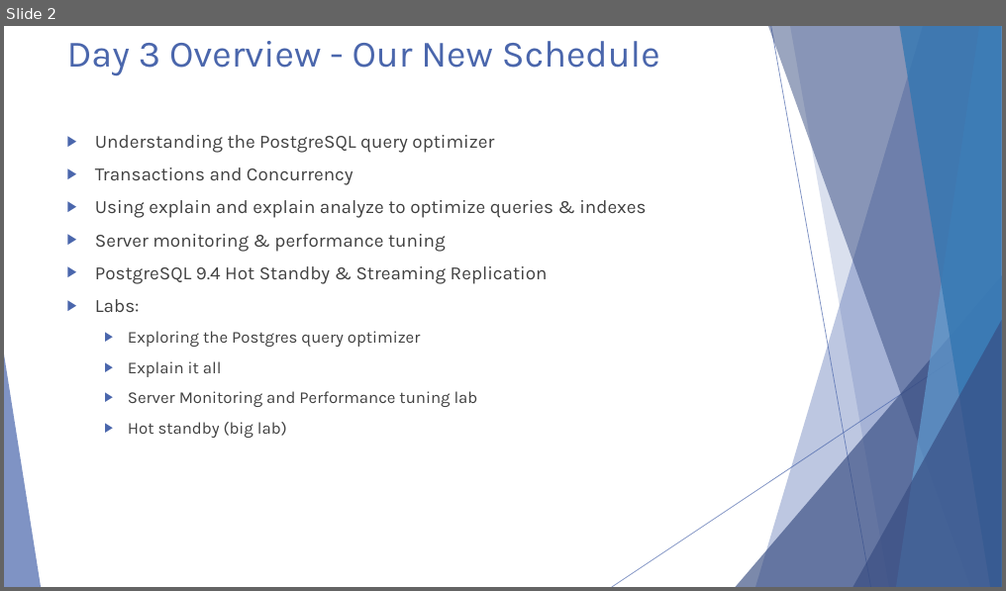
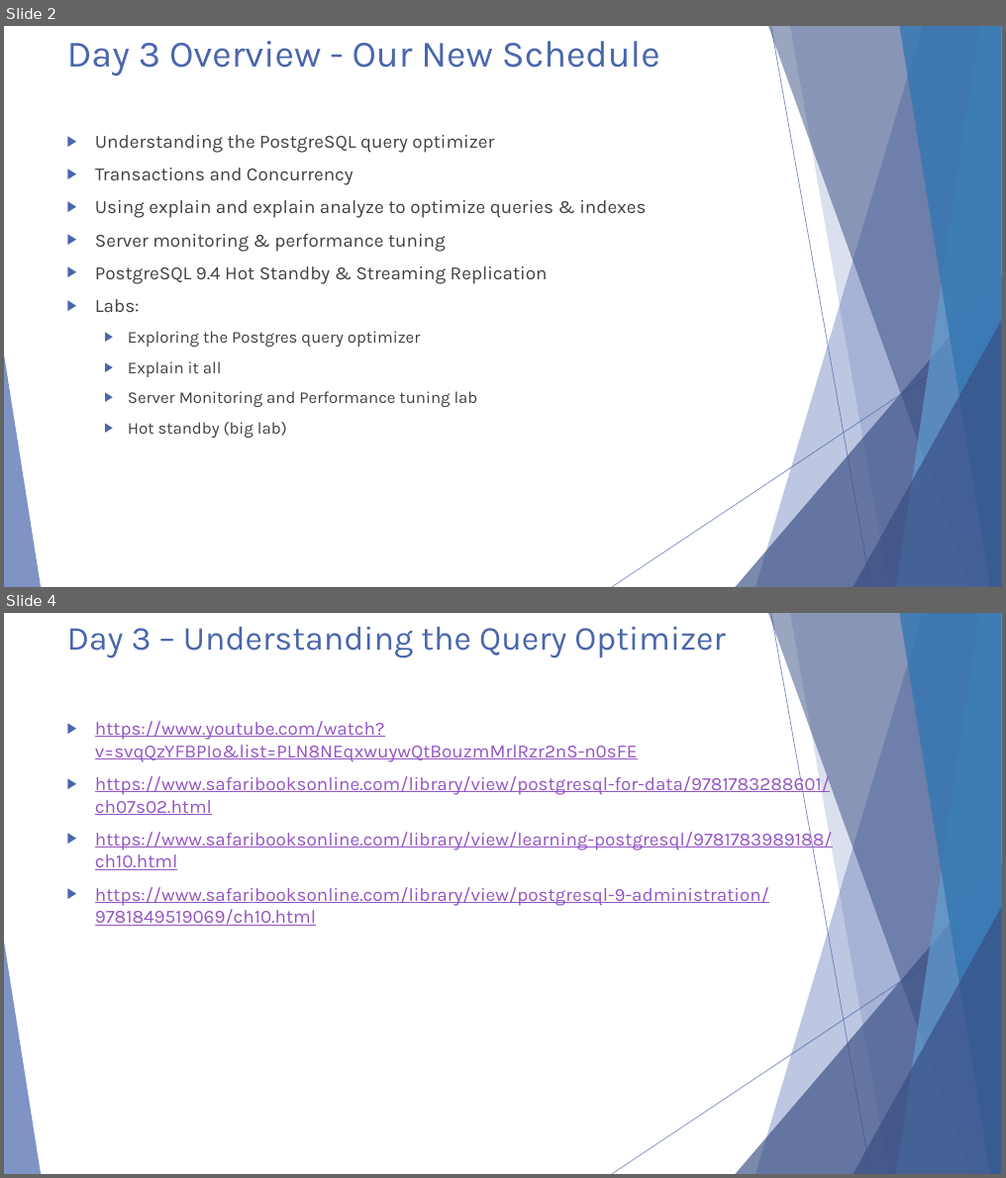
Before and after one commit to michaelrishiforrester/IntrotoPostgres2016, a slide deck: Presentations/Postgresql Presentation Day 3.pptx. Shown one above the other, each under a label of ours: slide 2 before the commit, slides 2 and 4 after it; the slides between them are not shown. The pictures are 1006x591 and 1006x1178 pixels, drawn with LibreOffice and Linux fonts; fonts in the diff are those of the drawing. Boxes give left, top, right and bottom in pixels: in the first picture for what was removed or moved away, otherwise in the second. Text is boxed around its words. In the diff, an @@ line names an element or a change of style, - is before the commit and + after.

```diff
--- a/Presentations/Postgresql Presentation Day 3.pptx
+++ b/Presentations/Postgresql Presentation Day 3.pptx
@@ slide 4 added at [4,613,1002,1174], background #FFFFFF; not listed: 10 template elements that a slide beside it also shows @@
@@ title added at [67,626,725,659], 32.4 pt, text #4A66AC @@
+Day 3 – Understanding the Query Optimizer
@@ text added at [95,721,833,926], 18 pt, text #9454C3, underline @@
+▶ https://www.youtube.com/watch?v=svqQzYFBPIo&list=PLN8NEqxwuywQtBouzmMrlRzr2nS-n0sFE
+▶ https://www.safaribooksonline.com/library/view/postgresql-for-data/9781783288601/ch07s02.html
+▶ https://www.safaribooksonline.com/library/view/learning-postgresql/9781783989188/ch10.html
+▶ https://www.safaribooksonline.com/library/view/postgresql-9-administration/9781849519069/ch10.html
```
Also in this commit, not shown: 2 slides changed, 2 other slides added, 59 slides removed, 3 other files.
